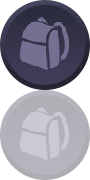
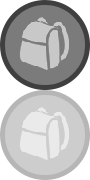
Two versions of the same layered image (90px x 180px). Layer-by-layer changes:
hid "backpack_icon_button копия" over [0, 90, 90, 180]
added layer "backpack_icon_button копия 2" (38%) above "backpack_icon_button" over [0, 90, 90, 180]
